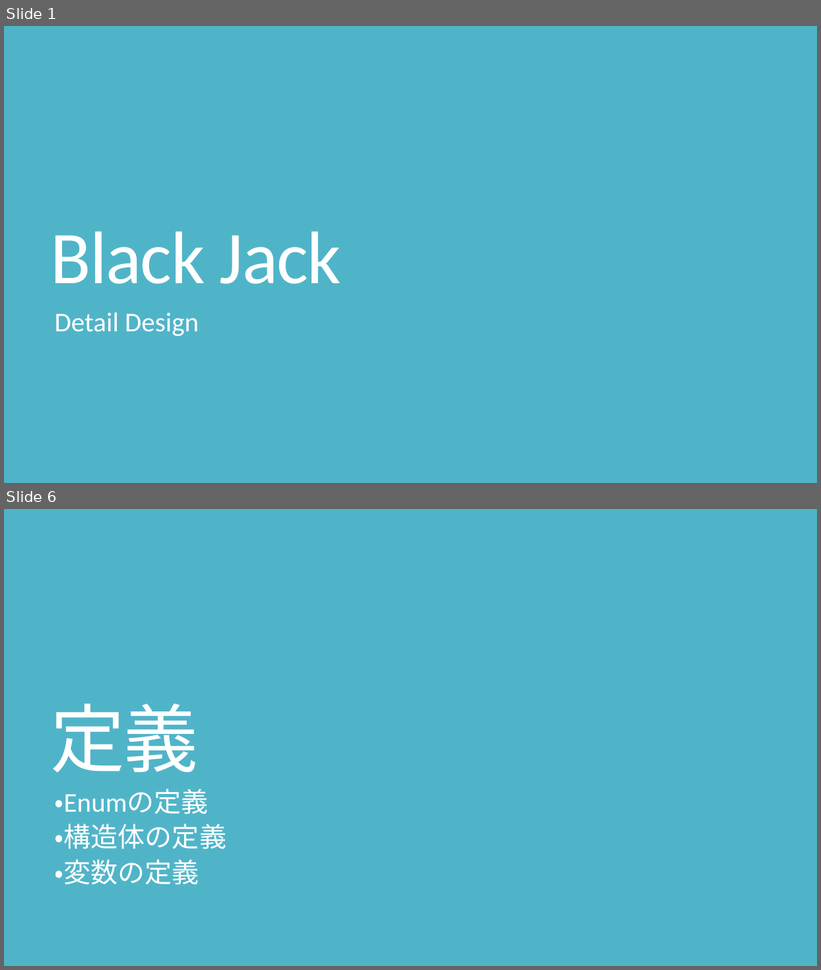
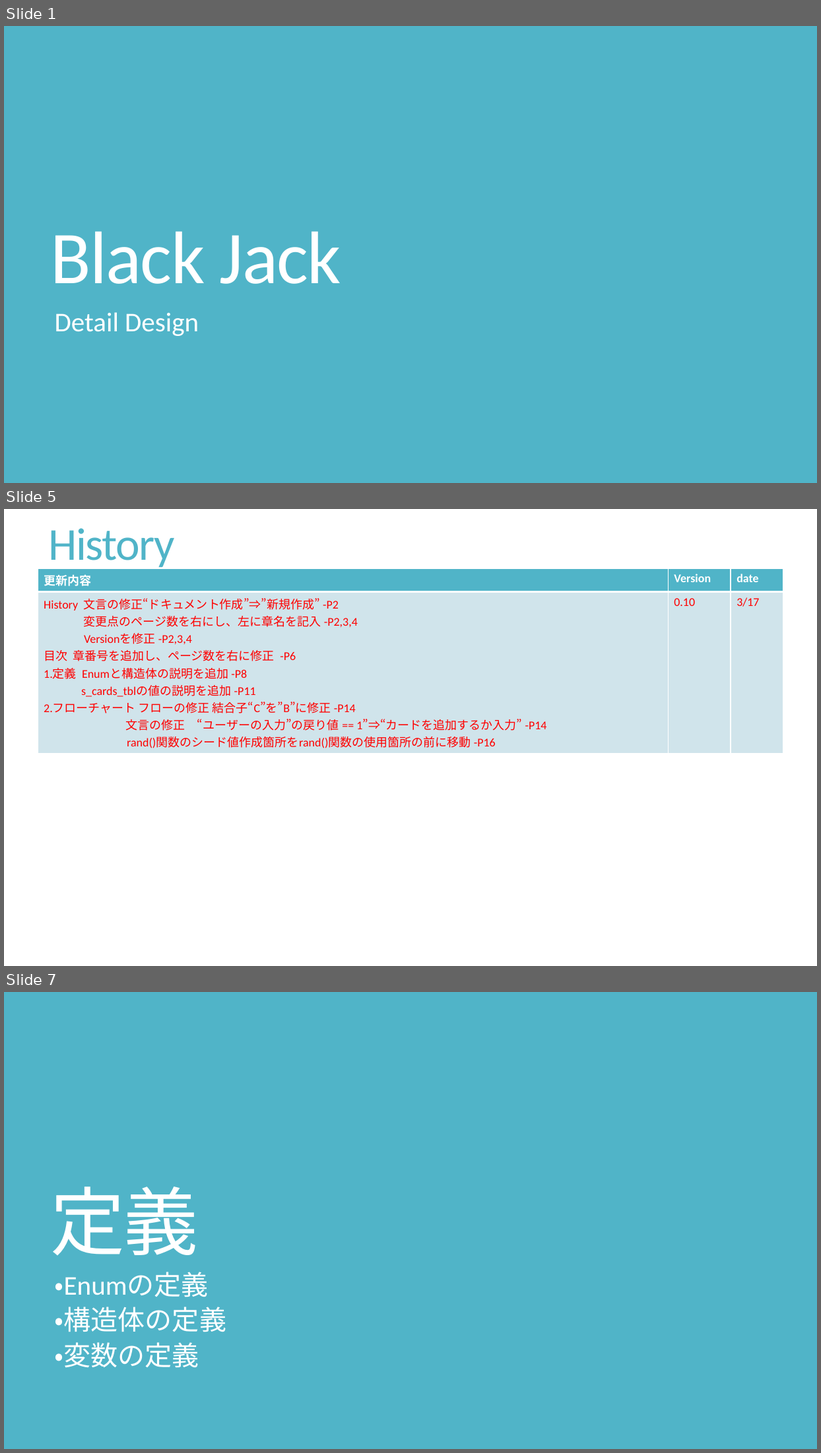
Before and after one commit to masakiishino/Blackjack, a slide deck: Blackjack_Detail_Design.pptx. Shown one above the other, each under a label of ours: slides 1 and 6 before the commit, slides 1, 5 and 7 after it; the slides between them are not shown. The pictures are 821x970 and 821x1453 pixels, drawn with LibreOffice and Linux fonts; fonts in the diff are those of the drawing. Boxes give left, top, right and bottom in pixels: in the first picture for what was removed or moved away, otherwise in the second. Text is boxed around its words. In the diff, an @@ line names an element or a change of style, - is before the commit and + after.

```diff
--- a/Blackjack_Detail_Design.pptx
+++ b/Blackjack_Detail_Design.pptx
@@ slide 5 added at <box>4,509,817,966</box>, background #FFFFFF @@
@@ text added at <box>49,528,175,571</box>, 54 pt, text #50B4C8 @@
+History
@@ table added at <box>38,569,783,751</box>, 2 rows, 3 columns @@
+更新内容 | Version | date
+History 文言の修正“ドキュメント作成”⇒”新規作成” -P2 / 変更点のページ数を右にし、左に章名を記入 -P2,3,4 / Versionを修正 -P2,3,4 / 目次 章番号を追加し、ページ数を右に修正 -P6 / 1.定義 Enumと構造体の説明を追加 -P8 / s_cards_tblの値の説明を追加 -P11 / 2.フローチャート フローの修正 結合子“C”を”B”に修正 -P14 / 文言の修正 “ユーザーの入力”の戻り値 == 1”⇒“カードを追加するか入力” -P14 / rand()関数のシード値作成箇所をrand()関数の使用箇所の前に移動 -P16 | 0.10 | 3/17
@@ what was slide 6 is now slide 7 @@
```
Also in this commit, not shown: 8 slides changed, 3 other files.
